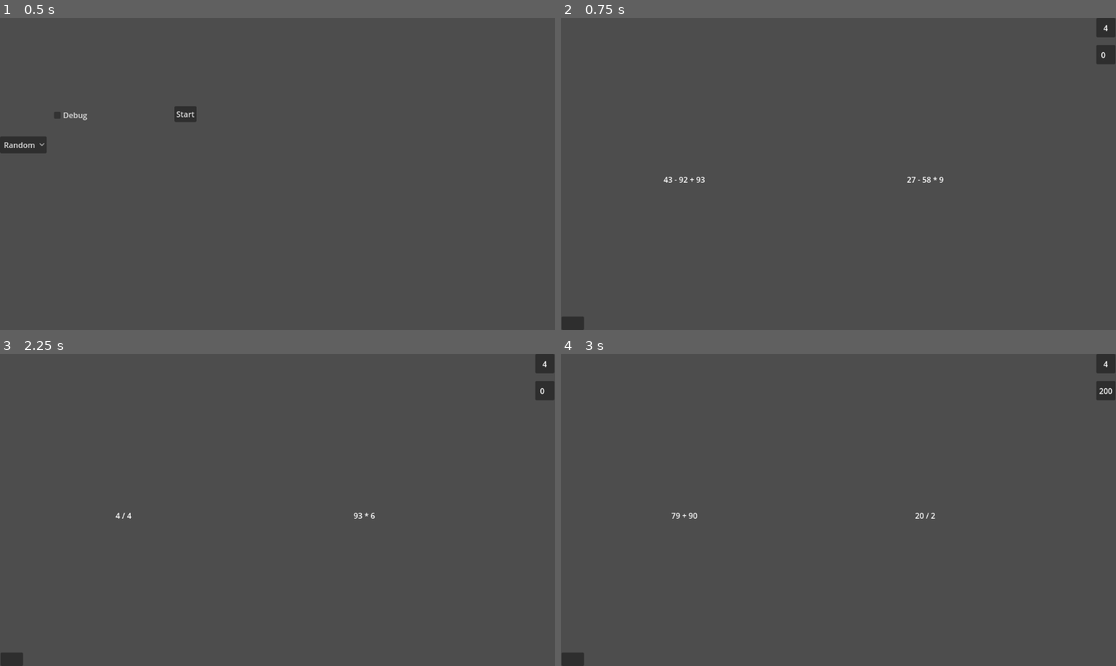
Above: before the commit, frames 1-4 (two rows, left to right).
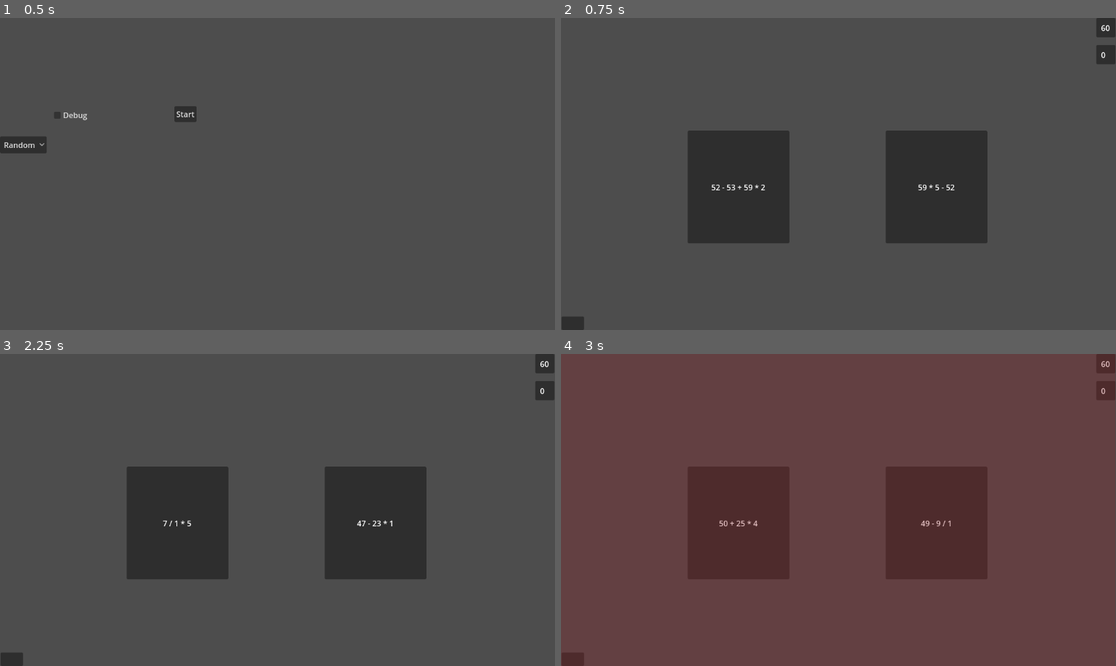
Above: after the commit, the same moments.

Repository: Joen-club/BrainTrainer
Game: Godot game, scene res://compare_cards.tscn
Two runs of this game, one before a commit and one after it. Both use one fixed random seed, a clock stepped at 60 frames per second and the inputs below. The project has no main scene, so this scene is started directly. The engine's default icon, where the game draws it, is replaced by a stand-in: a white triangle on a blue panel in a dark square.
Inputs (mouse positions are in pixels of both pictures, inside the frame that each line leads up to):
- Up to frame 1 (0.5 s): no input
- Up to frame 2 (0.75 s): click "Start" at 0.5 s
- Up to frame 3 (2.25 s): click (11, 659) at 1.25 s; click "Start" at 2 s
- Up to frame 4 (3 s): tap Enter at 2.75 s; hold D (Right) from 2.78 s (still down); hold Space (Start) from 2.78 s (still down)

Frame 1 is identical in both runs. In frame 2, 13% of the frame differs, in the area x 18-99%, y 2-73%; in frame 3, 13%; in frame 4, 14%, in the area x 0-100%, y 0-100%.

Commit message:
CardManager clean up

Diff:
--- a/superiorwikium/main.tscn
+++ b/superiorwikium/Submarine.tscn
@@ -1,19 +1,18 @@
 [gd_scene load_steps=4 format=3 uid="uid://c5sc2qy75sssf"]
 
-[ext_resource type="Script" path="res://main.gd" id="1_0c6i0"]
-[ext_resource type="PackedScene" uid="uid://bhe46dcxixsaq" path="res://submarine_settings.tscn" id="2_mp7ro"]
-[ext_resource type="PackedScene" uid="uid://dk3scfg428j2o" path="res://Submarine_game_manager.tscn" id="3_yekpv"]
+[ext_resource type="Script" path="res://main.gd" id="1_p6cp3"]
+[ext_resource type="PackedScene" uid="uid://bhe46dcxixsaq" path="res://submarine_settings.tscn" id="2_6yg2t"]
+[ext_resource type="PackedScene" uid="uid://dk3scfg428j2o" path="res://Submarine_game_manager.tscn" id="3_u8r52"]
 
-[node name="Main" type="Node"]
-script = ExtResource("1_0c6i0")
+[node name="Submarine" type="Node"]
+script = ExtResource("1_p6cp3")
 settings_path = NodePath("SubmarineSettings")
 game_manager_path = NodePath("GameManager")
 
-[node name="SubmarineSettings" parent="." instance=ExtResource("2_mp7ro")]
+[node name="SubmarineSettings" parent="." instance=ExtResource("2_6yg2t")]
 
-[node name="GameManager" parent="." instance=ExtResource("3_yekpv")]
+[node name="GameManager" parent="." instance=ExtResource("3_u8r52")]
 visible = false
-file_name = "week12"
 
 [node name="Buttons" type="Control" parent="."]
 layout_mode = 3
--- a/superiorwikium/card_manager.gd
+++ b/superiorwikium/card_manager.gd
@@ -35,6 +35,7 @@
 func _input(event: InputEvent) -> void:
 	for action in values.keys(): #Only registering the necessary inputs
 		if event.is_action_pressed(action):
+			$HUD/InputIndicator.indicate_input(action == correct_input)
 			super.user_input(action == correct_input)
 
 func _after_user_input(_correct: bool):
--- a/superiorwikium/card_manager.tscn
+++ b/superiorwikium/card_manager.tscn
@@ -10,17 +10,10 @@
 script = ExtResource("1_3lti1")
 
 [node name="HBoxContainer" type="HBoxContainer" parent="."]
-layout_mode = 1
-anchors_preset = 8
-anchor_left = 0.5
-anchor_top = 0.5
-anchor_right = 0.5
-anchor_bottom = 0.5
-offset_left = 236.0
-offset_top = 198.0
-offset_right = 858.0
-offset_bottom = 432.0
-grow_horizontal = 2
-grow_vertical = 2
+layout_mode = 0
+offset_left = 263.0
+offset_top = 234.0
+offset_right = 885.0
+offset_bottom = 468.0
 mouse_filter = 2
-theme_override_constants/separation = 500
+theme_override_constants/separation = 200
--- a/superiorwikium/compare_cards.tscn
+++ b/superiorwikium/compare_cards.tscn
@@ -19,7 +19,6 @@
 file_name = "CardComparison"
 
 [node name="HUD" parent="Main/CardManager" instance=ExtResource("3_3hfwm")]
-time_remains_default = 4
 
 [node name="Settings" parent="Main" instance=ExtResource("3_oag24")]
 mouse_filter = 2
--- a/superiorwikium/new_card.gd
+++ b/superiorwikium/new_card.gd
@@ -3,22 +3,22 @@
 @onready var expression = $Expression
 var value: float
 
+@export var min_operations: int = 2
+@export var max_operations: int = 4
+@export var mult_range: int = 10
+@export var add_sub_range: int = 60
+@export var div_range: int = 10
+
 func  _ready() -> void:
-	var k =generate_expression(1,3)
+	var k =generate_expression()
 	expression.text = k
 	value = evaluate_expression(k)
 
-func generate_expression(
-	min_operations = 2,
-	max_operations = 4,
-	mult_range = 10,
-	add_sub_range = 100,
-	div_range = 10
-	) -> String:
+func generate_expression() -> String:
 	"""
 	Generates a random mathematical expression as a string.
 
-	Parameters:
+	Parameters (Variables):
 	min_operations (int): Minimum number of operations in the expression.
 	max_operations (int): Maximum number of operations in the expression.
 	mult_range (int): Maximum value for multiplication operands if 'use_hard_multiplication' is False.
--- a/superiorwikium/new_card.tscn
+++ b/superiorwikium/new_card.tscn
@@ -4,16 +4,11 @@
 
 [node name="new_card" type="Control"]
 layout_mode = 3
-anchors_preset = 14
-anchor_top = 0.5
-anchor_right = 1.0
-anchor_bottom = 0.5
-offset_right = -936.0
-offset_bottom = 74.0
-grow_horizontal = 2
-grow_vertical = 2
-size_flags_horizontal = 4
-size_flags_vertical = 4
+anchors_preset = 0
+offset_right = 124.0
+offset_bottom = 66.0
+size_flags_horizontal = 3
+size_flags_vertical = 3
 script = ExtResource("1_4dxja")
 
 [node name="Panel" type="Panel" parent="."]
